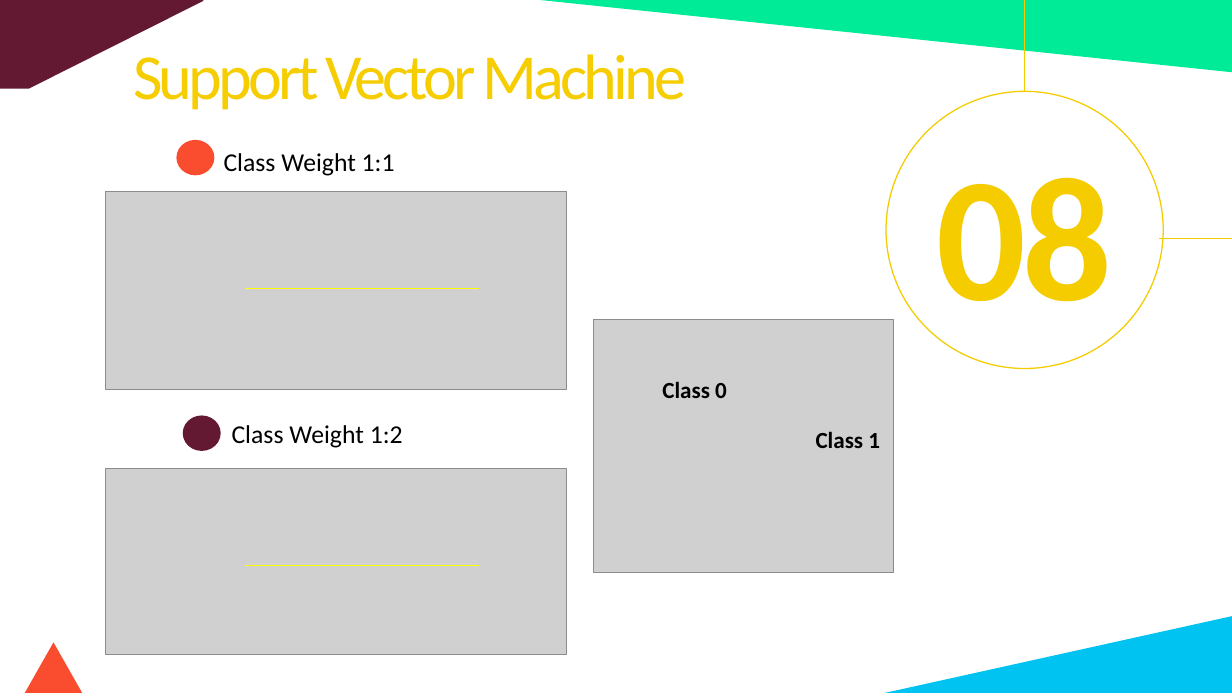
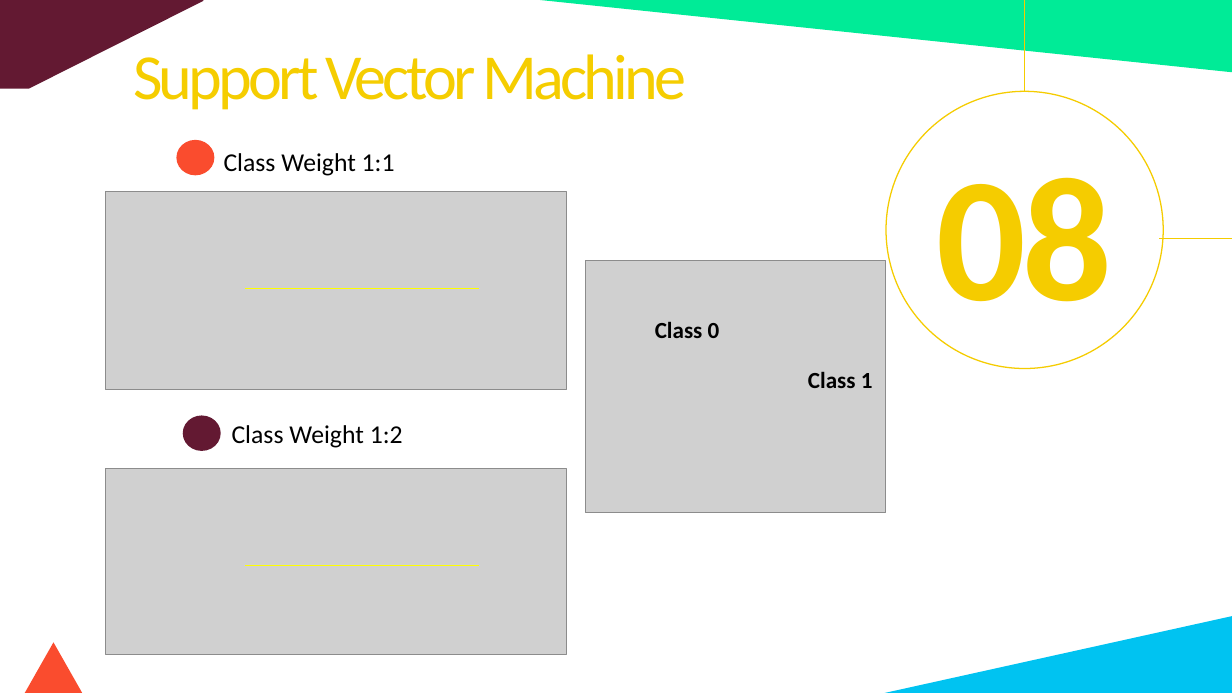
Before and after one commit to fbrowther/Detecting-Fraudulent-Credit-Card-Transactions-Using-Machine-Learning, a slide deck: slide 11 of Presentation - CreditCardTransactions.pptx. Drawn at 1232x693 pixels with LibreOffice and Linux fonts; fonts in the diff are those of the drawing; grey boxes stand for pictures. Boxes give left, top, right and bottom in pixels: in the first picture for what was removed or moved away, otherwise in the second. Text is boxed around its words. In the diff, an @@ line names an element or a change of style, - is before the commit and + after.

```diff
--- a/Presentation - CreditCardTransactions.pptx
+++ b/Presentation - CreditCardTransactions.pptx
@@ picture: place and size @@
-picture at [593, 320, 894, 573]
+picture at [586, 261, 886, 514]
@@ text "Class 0": place and size @@
-text "Class 0" at [662, 381, 727, 398]
+text "Class 0" at [655, 321, 720, 338]
@@ text "Class 1": place and size @@
-text "Class 1" at [816, 431, 880, 448]
+text "Class 1" at [808, 371, 873, 388]
```
Also in this commit, not shown: 1 other slide changed, 1 slide added, 4 other files.
